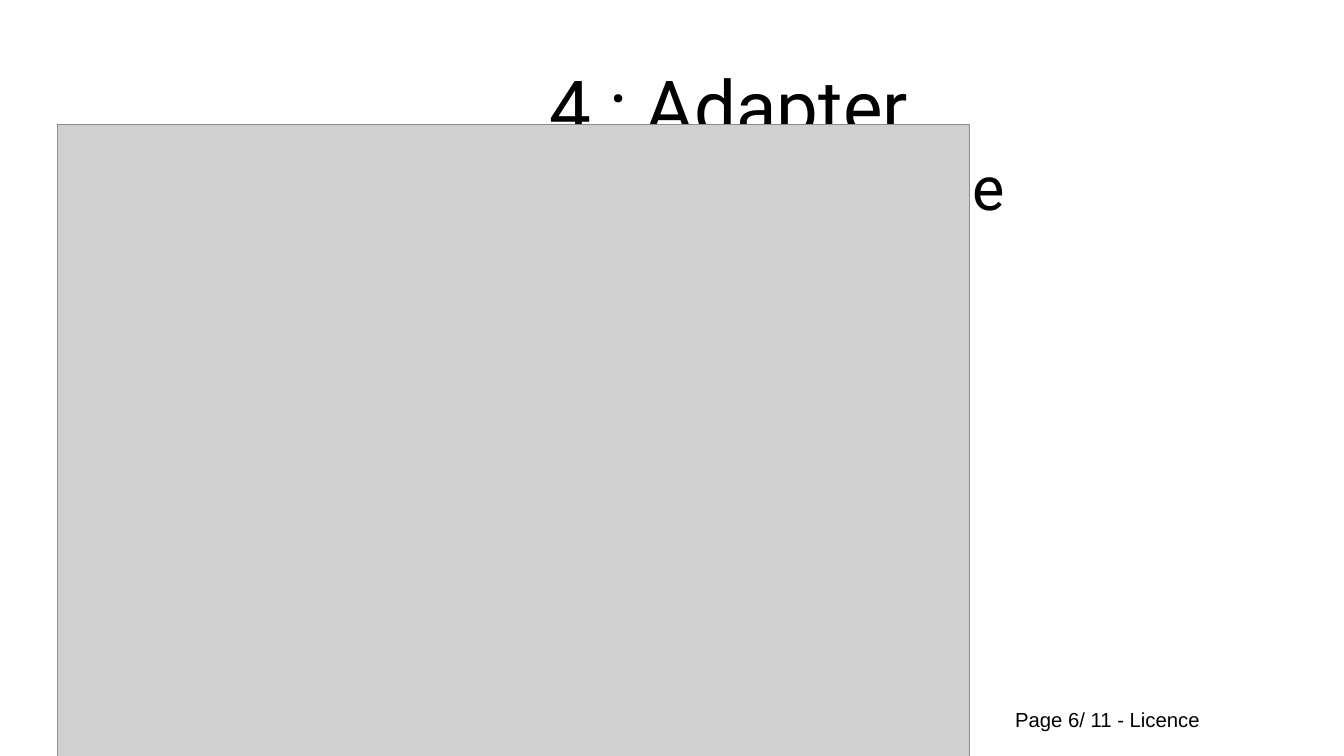
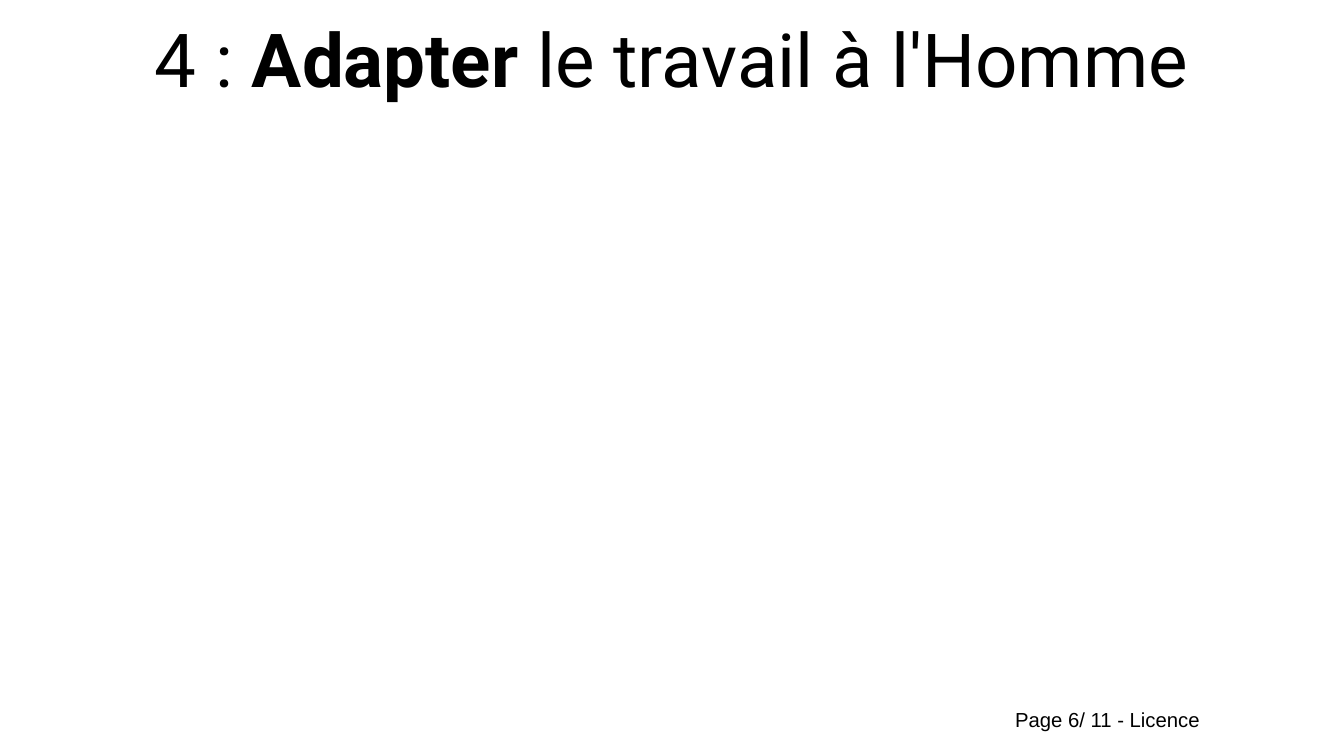
Before and after one commit to Evarisk/bibliotheque-media-risque, a slide deck: slide 6 of causerie/prevention/9_principes_prevention/causerie_9_principes_prevention.odp. Drawn at 1344x756 pixels with LibreOffice and Linux fonts; fonts in the diff are those of the drawing; grey boxes stand for pictures; background and template pictures are left out. Boxes give left, top, right and bottom in pixels: in the first picture for what was removed or moved away, otherwise in the second. Text is boxed around its words. In the diff, an @@ line names an element or a change of style, - is before the commit and + after.

```diff
--- a/causerie/prevention/9_principes_prevention/causerie_9_principes_prevention.odp
+++ b/causerie/prevention/9_principes_prevention/causerie_9_principes_prevention.odp
@@ title "4 : Adapter le travail ...": place and size @@
-title "4 : Adapter le travail ..." at [549, 66, 1005, 225]
+title "4 : Adapter le travail ..." at [155, 31, 1188, 102]
@@ title "4 : Adapter le travail ..." at [155, 31, 1188, 102]: size 36 to 44 pt in "le travail à l'Homme"; bold on in "Adapter" @@
@@ picture removed at [57, 124, 970, 756] @@
```
Also in this commit, not shown: 9 other slides changed, 1 slide added, 1 slide removed.
